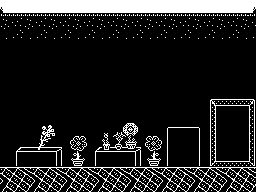
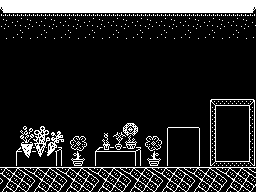
Layered file, before and after one edit (256 x 192). Changes by layer:
added layer "Painting Flowers03" above "Painting Flowers02" over left=20, top=126, right=35, bottom=158
renamed "BlackBckgPainting FlowersForMeris" to "Painting Flowers02", showed it, moved it above "Painting FlowersForMeris", painted on it over left=32, top=125, right=56, bottom=157
painted on "Painting FlowersForMeris" over left=38, top=125, right=64, bottom=157
painted on "bg02a.bmp" over left=102, top=101, right=254, bottom=164
